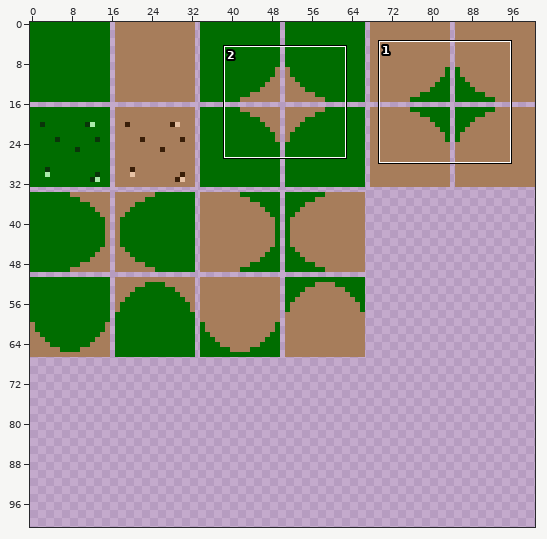
Two versions of one pixel-art file, Arts/Arquivos/Map/Ground.aseprite. Above: a wide view before the commit, with the close-up outlined.
Close-up. First the earlier version:
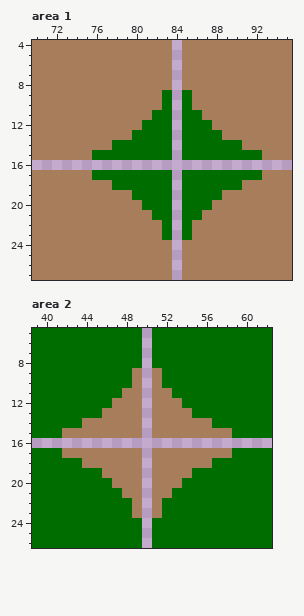
101x101 pixels, 1 frame. Shown: area 1: x 70..95, y 4..27; area 2: x 39..62, y 5..26. The commit also changed other parts of the picture, which this record leaves out.
Now the later version:
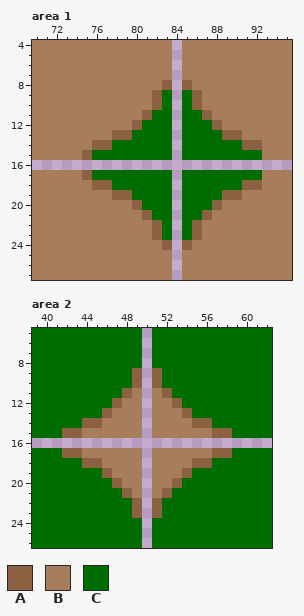
Palette (. is transparent): A #8b6141  B #a77d5b  C #006d00
Change:
Area 1:
Colour B becomes colour A in row 8 at x 83 and 85; in rows 9 to 10 at x 82 and 86; in row 11 at x 81 and 87; in row 12 at x 80 and 88; in row 13 at x 78 to 79 and 89 to 90; in row 14 at x 76 to 77 and 91 to 92.
Colour B becomes colour A in row 15 at x 75; in row 17 at x 75; in row 18 at x 76 to 77 and 91 to 92; in row 19 at x 78 to 79 and 89 to 90; in row 20 at x 80 and 88; in row 21 at x 81 and 87.
Colour B becomes colour A in rows 22 to 23 at x 82 and 86; in row 24 at x 83 and 85.
Area 2:
Colour B becomes colour A in rows 9 to 10 at x 49 and 51; in row 11 at x 48 and 52; in row 12 at x 47 and 53; in row 13 at x 46 and 54; in row 14 at x 44 to 45 and 55 to 56; in row 15 at x 42 to 43 and 57 to 58.
Colour B becomes colour A in row 17 at x 42 to 43 and 57 to 58; in row 18 at x 44 to 45 and 55 to 56; in row 19 at x 46 and 54; in row 20 at x 47 and 53; in row 21 at x 48 and 52; in rows 22 to 23 at x 49 and 51.
Boxes around the changes in both close-ups, in picture pixels (x1, y1, x2, y2):
changed: (82, 80, 262, 250)
changed: (62, 368, 232, 518)
